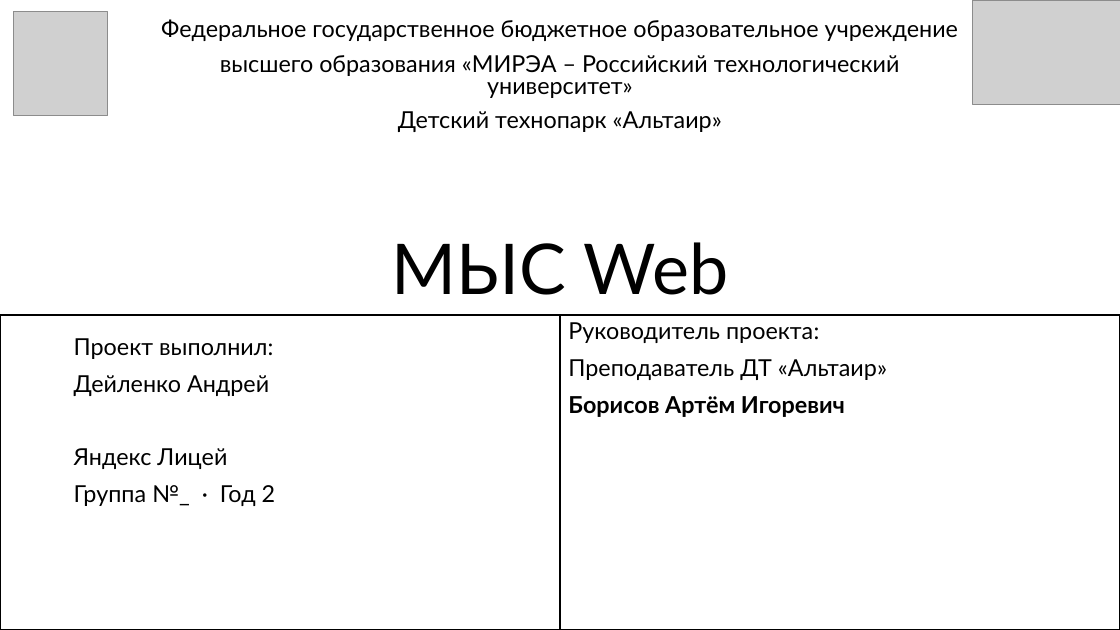
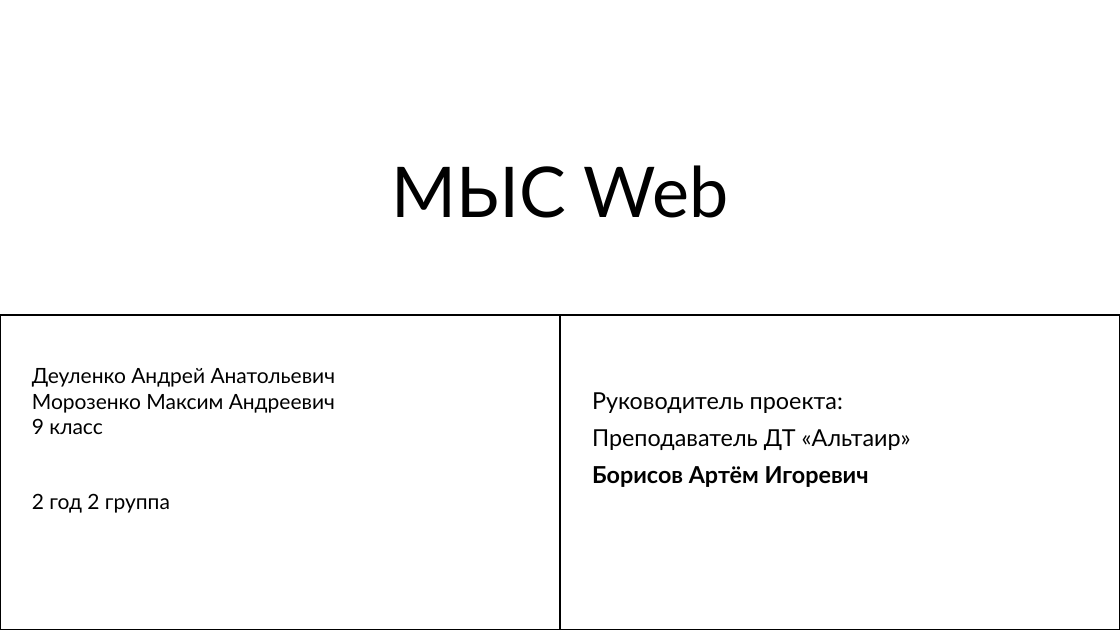
Before and after one commit to terrentii/vsc_web, a slide deck: slide 1 of Documents/МЫС Web — Презентация.pptx. Drawn at 1120x630 pixels with LibreOffice and Linux fonts; fonts in the diff are those of the drawing; grey boxes stand for pictures. Boxes give left, top, right and bottom in pixels: in the first picture for what was removed or moved away, otherwise in the second. Text is boxed around its words. In the diff, an @@ line names an element or a change of style, - is before the commit and + after.

```diff
--- a/Documents/МЫС Web — Презентация.pptx
+++ b/Documents/МЫС Web — Презентация.pptx
@@ picture removed at [13,12,108,116] @@
@@ text removed at [161,19,958,132] @@
-Федеральное государственное бюджетное образовательное учреждение
-высшего образования «МИРЭА – Российский технологический университет»
-Детский технопарк «Альтаир»
@@ picture removed at [973,0,1120,104] @@
@@ title "МЫС Web": place and size @@
-title "МЫС Web" at [391,242,729,295]
+title "МЫС Web" at [391,165,729,218]
@@ subtitle removed at [74,338,276,506] @@
-Проект выполнил:
-Дейленко Андрей
-Яндекс Лицей
-Группа №_ · Год 2
@@ text added at [32,368,336,513], 18 pt, text #000000 @@
+Деуленко Андрей Анатольевич
+Морозенко Максим Андреевич
+9 класс
+2 год 2 группа
@@ text "Руководитель проекта:": place and size @@
-text "Руководитель проекта:" at [568,322,887,417]
+text "Руководитель проекта:" at [592,392,911,487]
```
Also in this commit, not shown: 7 other slides changed, 1 slide removed.
